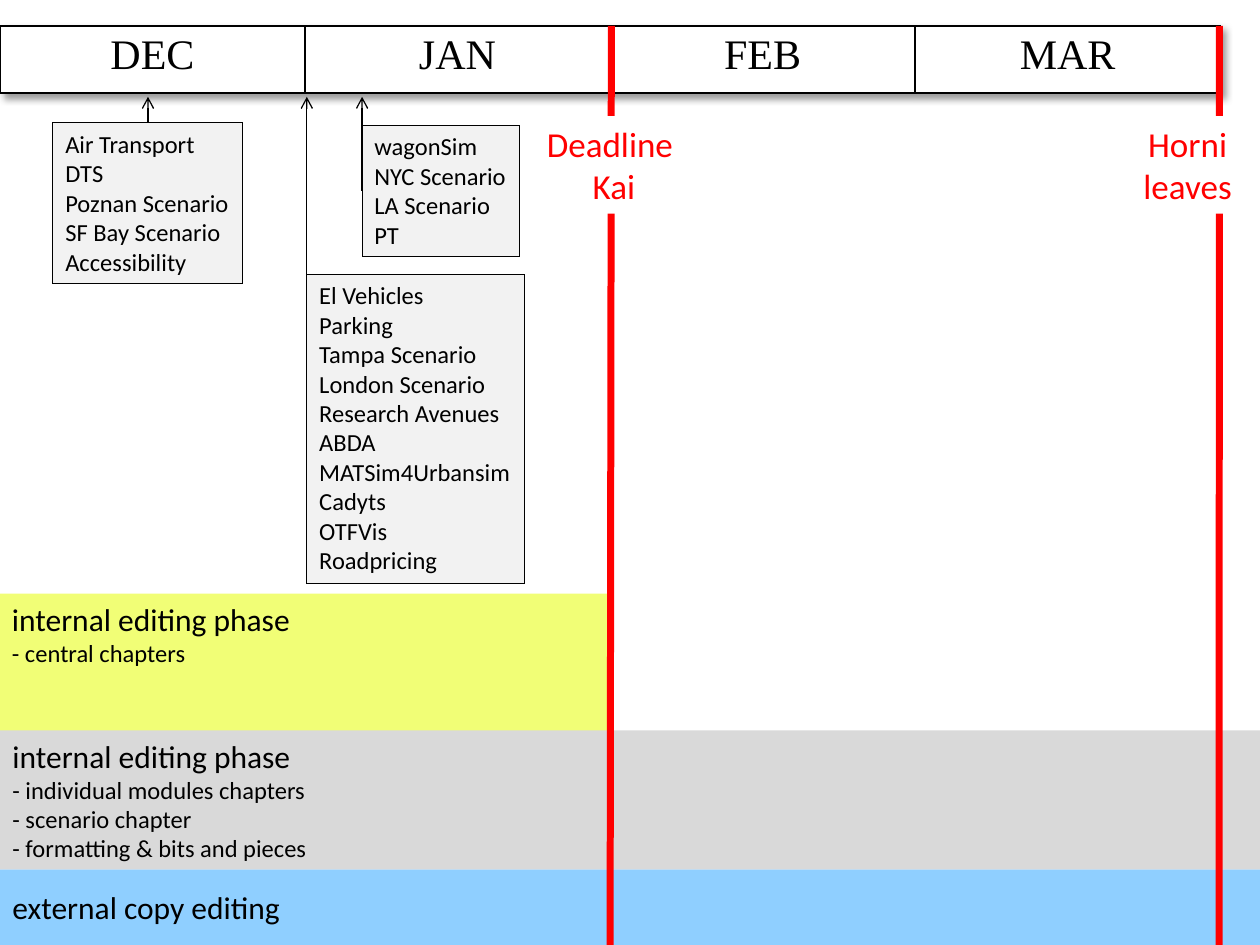
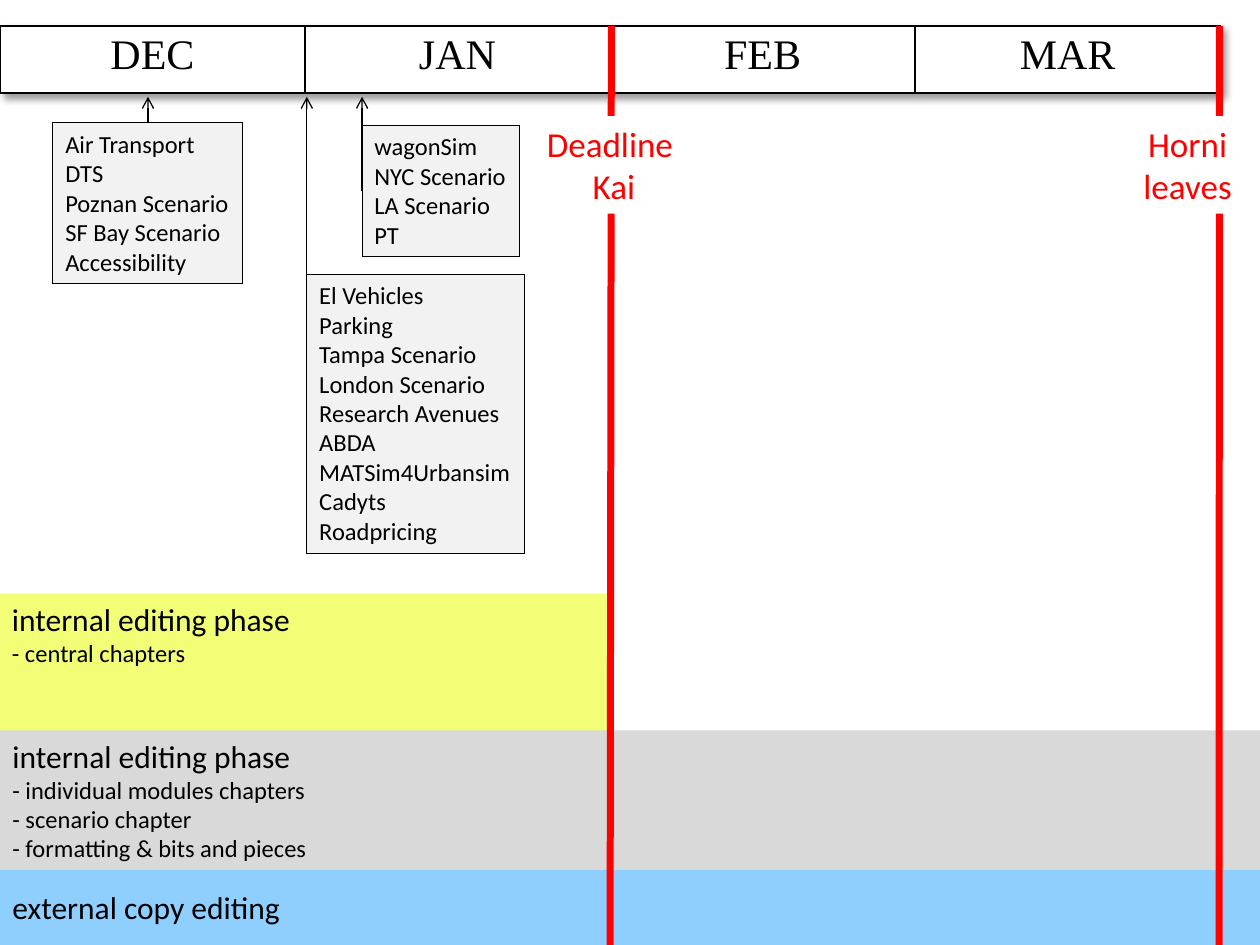
Before and after one commit to sashigurram/book, a slide deck: slide 1 of admin/timeline.pptx. Drawn at 1260x945 pixels with LibreOffice and Linux fonts; fonts in the diff are those of the drawing. Boxes give left, top, right and bottom in pixels: in the first picture for what was removed or moved away, otherwise in the second. Text is boxed around its words. In the diff, an @@ line names an element or a change of style, - is before the commit and + after.

```diff
--- a/admin/timeline.pptx
+++ b/admin/timeline.pptx
@@ rectangle "El Vehicles": place and size @@
-rectangle "El Vehicles" at (307, 275, 525, 585)
+rectangle "El Vehicles" at (307, 275, 525, 554)
@@ text in rectangle at (319, 523, 387, 540): paragraph removed @@
-OTFVis
```
Also in this commit, not shown: 3 other files.
